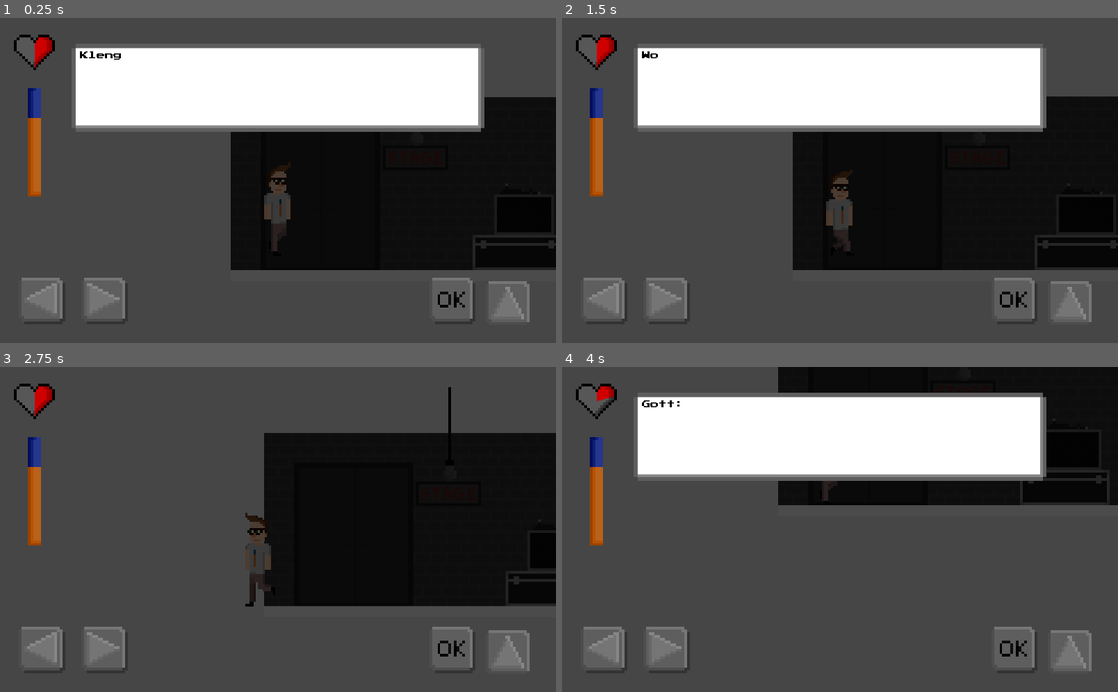
Above: before the commit, frames 1-4 (two rows, left to right).
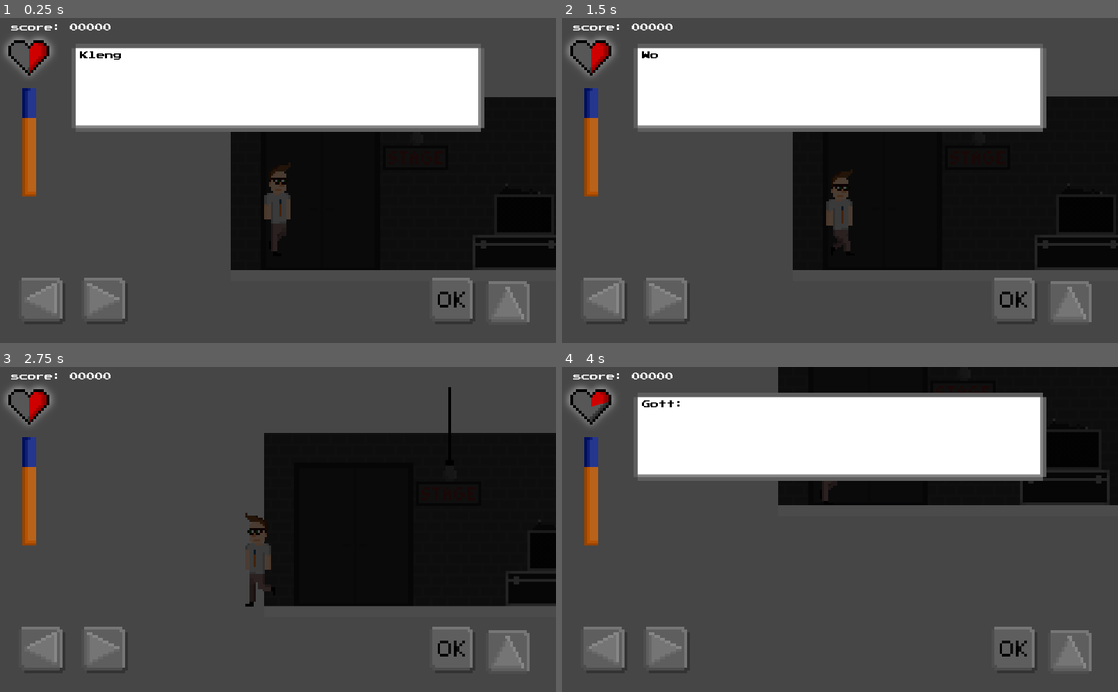
Above: after the commit, the same moments.

Repository: klenganthegame/KlenganTheGame
Game: Godot game, scene res://level/1/Level1.tscn
Two runs of this game, one before a commit and one after it. Both use one fixed random seed, a clock stepped at 60 frames per second and the inputs below.
Inputs:
- Up to frame 1 (0.25 s): no input
- Up to frame 2 (1.5 s): tap Enter at 0.5 s; hold E (accept) 0.53-1.28 s; hold D (walk_right) from 0.53 s (still down); tap Space (jump) at 0.77 s; tap E (accept) at 1.35 s
- Up to frame 3 (2.75 s): tap Space (jump) at 1.52 s; tap E (accept) at 2 s; release D (walk_right) at 2.03 s; hold A (walk_left) from 2.03 s (still down); hold E (accept) from 2.03 s (still down)
- Up to frame 4 (4 s): release A (walk_left) at 2.78 s; release E (accept) at 2.78 s; hold D (walk_right) from 2.78 s (still down); tap E (accept) at 2.85 s; tap Space (jump) at 3.02, 3.77 s; hold E (accept) from 3.53 s (still down)

The runs differ from the first frame. In frame 1, 1.6% of the frame differs, in the area x 0-20%, y 1-55%; in frame 2, 1.6%; in frame 3, 1.6%; in frame 4, 1.6%.

Commit message:
added prettier heart

Diff:
--- a/objects/player/Klengan.tscn
+++ b/objects/player/Klengan.tscn
@@ -25,8 +25,10 @@
 [ext_resource path="res://sprites/test/heart_empty.png" type="Texture" id=23]
 [ext_resource path="res://sprites/test/heart_outline.png" type="Texture" id=24]
 [ext_resource path="res://sprites/test/heart_full.png" type="Texture" id=25]
-[ext_resource path="res://sprites/test/stabilodash.png" type="Texture" id=26]
-[ext_resource path="res://sprites/test/stabilodash_full.png" type="Texture" id=27]
+[ext_resource path="res://sprites/test/heart_light.png" type="Texture" id=26]
+[ext_resource path="res://sprites/test/stabilodash.png" type="Texture" id=27]
+[ext_resource path="res://sprites/test/stabilodash_full.png" type="Texture" id=28]
+[ext_resource path="res://resources/ktg_theme.tres" type="Theme" id=29]
 
 [sub_resource type="SpriteFrames" id=1]
 animations = [ {
@@ -58,7 +60,7 @@
 scale = Vector2( 4, 4 )
 frames = SubResource( 1 )
 animation = "walk"
-frame = 2
+frame = 7
 playing = true
 
 [node name="Camera2D" type="Camera2D" parent="."]
@@ -126,10 +128,10 @@
 wait_time = 0.05
 
 [node name="Health" type="TextureProgress" parent="CanvasLayer"]
-margin_left = 26.0
-margin_top = 31.0
-margin_right = 41.0
-margin_bottom = 44.0
+margin_left = 16.0
+margin_top = 41.0
+margin_right = 31.0
+margin_bottom = 54.0
 rect_scale = Vector2( 5, 5 )
 value = 30.0
 texture_under = ExtResource( 23 )
@@ -137,17 +139,31 @@
 texture_progress = ExtResource( 25 )
 fill_mode = 4
 
+[node name="heart_light" type="Sprite" parent="CanvasLayer/Health"]
+show_behind_parent = true
+position = Vector2( 7.28657, 6.32776 )
+scale = Vector2( 0.145363, 0.139511 )
+texture = ExtResource( 26 )
+
 [node name="StabiloDash" type="TextureProgress" parent="CanvasLayer"]
 anchor_bottom = 1.0
-margin_left = 51.0
+margin_left = 41.0
 margin_top = 130.0
-margin_right = 56.0
+margin_right = 46.0
 margin_bottom = -430.0
 rect_scale = Vector2( 5, 5 )
 value = 100.0
-texture_under = ExtResource( 26 )
-texture_progress = ExtResource( 27 )
+texture_under = ExtResource( 27 )
+texture_progress = ExtResource( 28 )
 fill_mode = 3
+
+[node name="Label" type="Label" parent="CanvasLayer"]
+margin_left = 20.0
+margin_top = 10.0
+margin_right = 212.0
+margin_bottom = 26.0
+theme = ExtResource( 29 )
+text = "score: 00000"
 [connection signal="area_entered" from="Area2D" to="." method="_on_Area2D_area_entered"]
 [connection signal="area_exited" from="Area2D" to="." method="_on_Area2D_area_exited"]
 [connection signal="dialogue_exit" from="CanvasLayer/DialogueBox" to="." method="_on_DialogueBox_dialogue_exit"]
Not shown: 1 places in objects/player/Klengan.tscn that only renumber resources
Binary file added: sprites/test/heart_light.png
Not shown, added: sprites/test/heart_light.png.import
